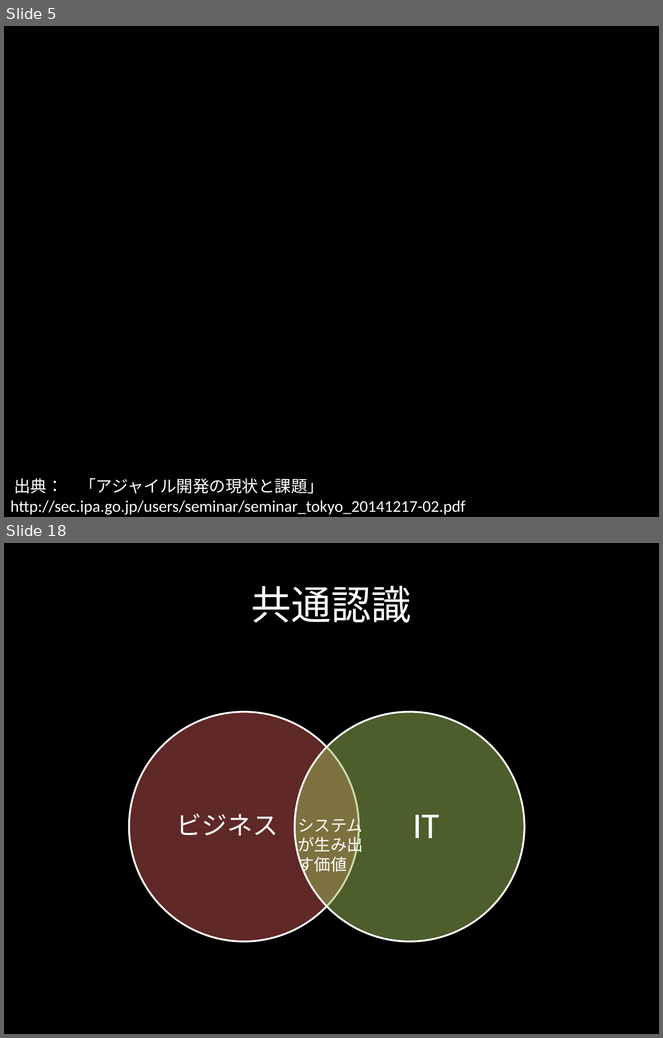
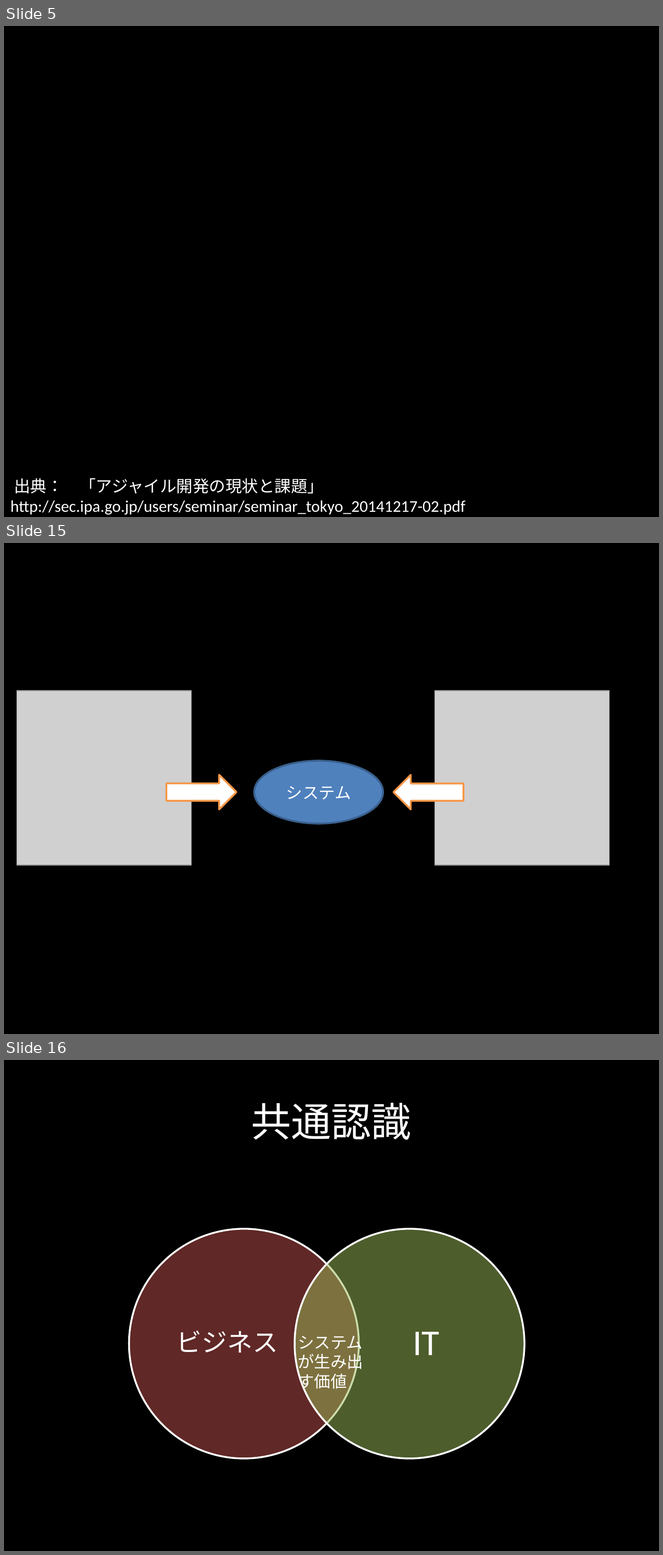
Before and after one commit to citrus1981/document, a slide deck: agile.pptx. Shown one above the other, each under a label of ours: slides 5 and 18 before the commit, slides 5, 15 and 16 after it; the slides between them are not shown. The pictures are 663x1038 and 663x1555 pixels, drawn with LibreOffice and Linux fonts; fonts in the diff are those of the drawing; grey boxes stand for pictures; background and template pictures are left out. Boxes give left, top, right and bottom in pixels: in the first picture for what was removed or moved away, otherwise in the second. Text is boxed around its words. In the diff, an @@ line names an element or a change of style, - is before the commit and + after.

```diff
--- a/agile.pptx
+++ b/agile.pptx
@@ slide 15 added at (x1=4, y1=543, x2=659, y2=1034), background #000000 @@
@@ picture added at (x1=17, y1=691, x2=192, y2=865) @@
@@ picture added at (x1=435, y1=691, x2=609, y2=865) @@
@@ ellipse added at (x1=254, y1=760, x2=384, y2=823), fill #4F81BD, outline #3A5F8C 2 pt, 18 pt, text #FFFFFF @@
+システム
@@ right arrow added at (x1=166, y1=775, x2=236, y2=810), fill #FFFFFF, outline #F79646 2 pt @@
@@ right arrow added at (x1=393, y1=775, x2=463, y2=810), fill #FFFFFF, outline #F79646 2 pt @@
@@ what was slide 18 is now slide 16 @@
```
Also in this commit, not shown: 7 slides changed, 3 other slides added, 6 slides removed.
